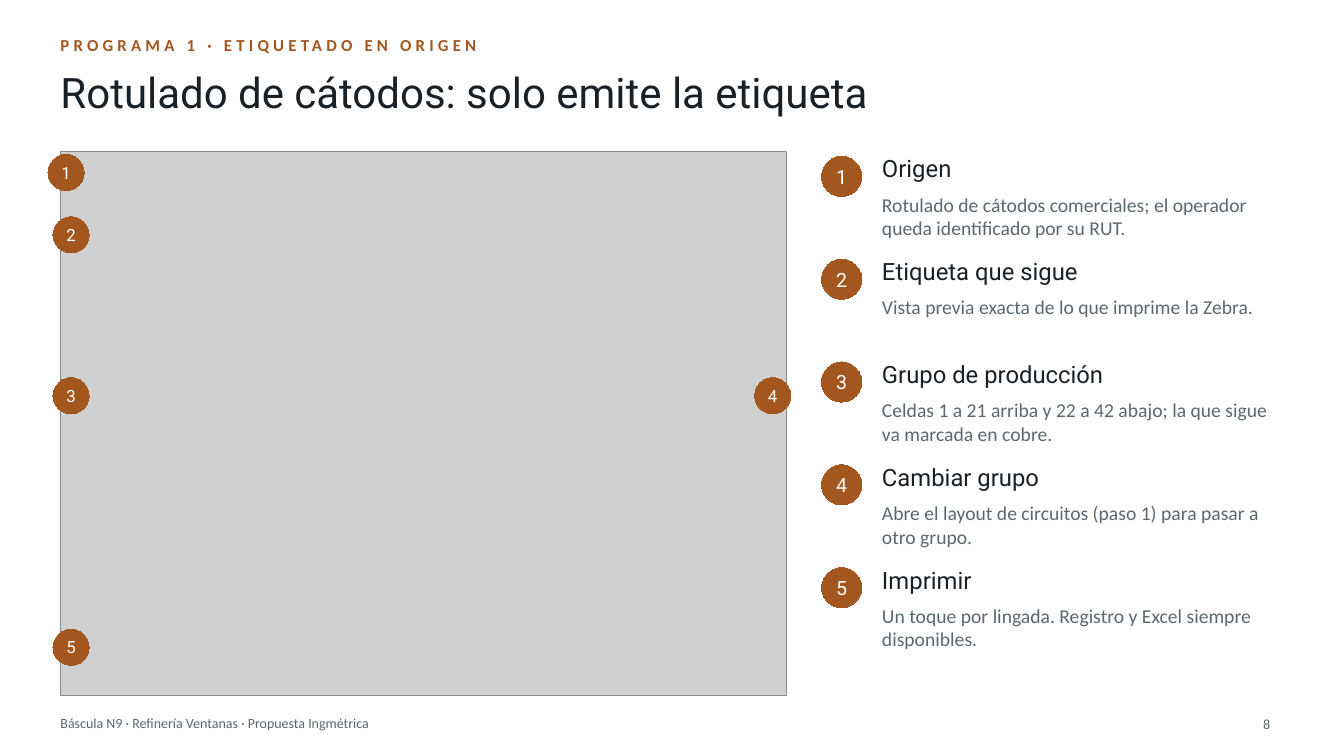
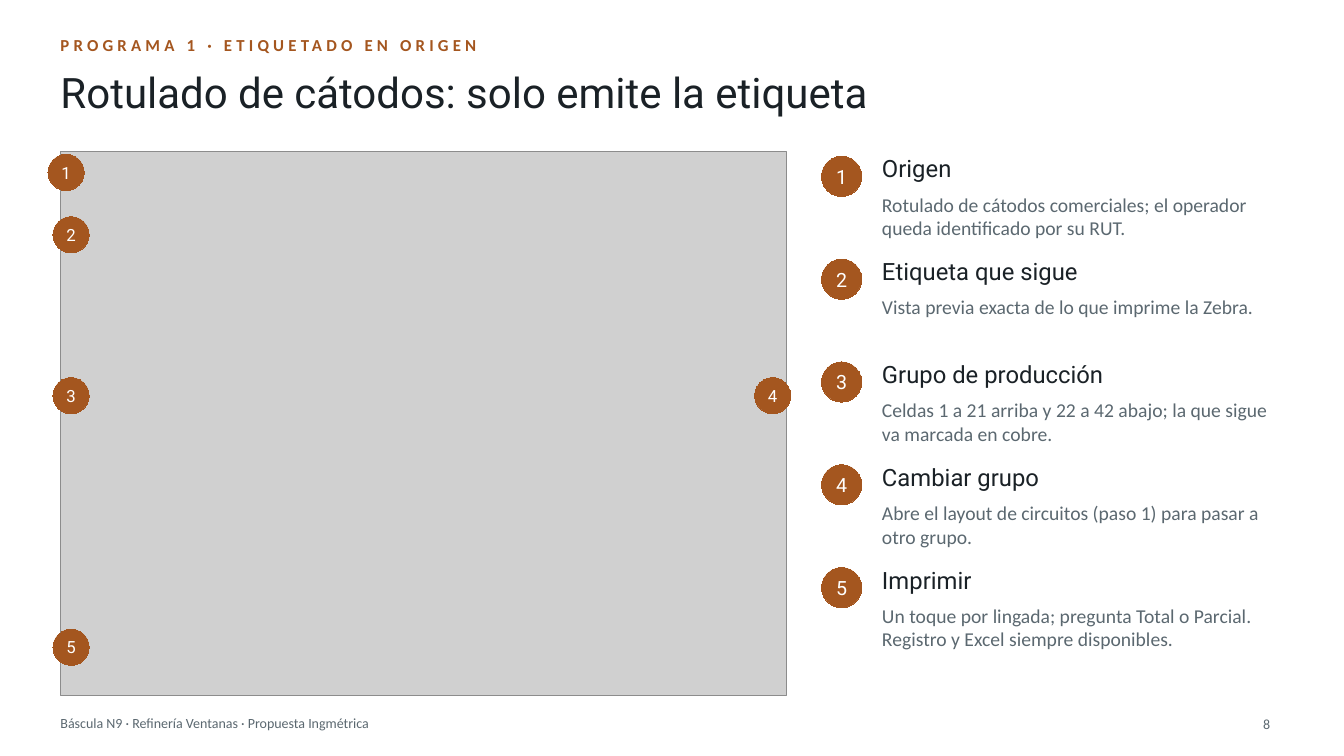
Before and after one commit to BortegaING/Codelco-Proyecto, a slide deck: slide 8 of presentacion/Bascula-N9-Ventanas.pptx. Drawn at 1344x756 pixels with LibreOffice and Linux fonts; fonts in the diff are those of the drawing; grey boxes stand for pictures. Boxes give left, top, right and bottom in pixels: in the first picture for what was removed or moved away, otherwise in the second. Text is boxed around its words. In the diff, an @@ line names an element or a change of style, - is before the commit and + after.

```diff
--- a/presentacion/Bascula-N9-Ventanas.pptx
+++ b/presentacion/Bascula-N9-Ventanas.pptx
@@ text at [882,609,1251,650]: text changed @@
-Un toque por lingada. Registro y Excel siempre disponibles.
+Un toque por lingada; pregunta Total o Parcial. Registro y Excel siempre disponibles.
```
Also in this commit, not shown: 1 other slide changed, 12 other files.
